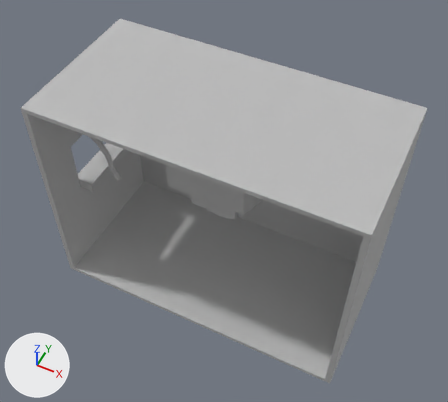
One commit to the OBJ model Duality/Assets/Resources/ritual_chamber/ritual_chamber.obj: the scene before it, then after it.
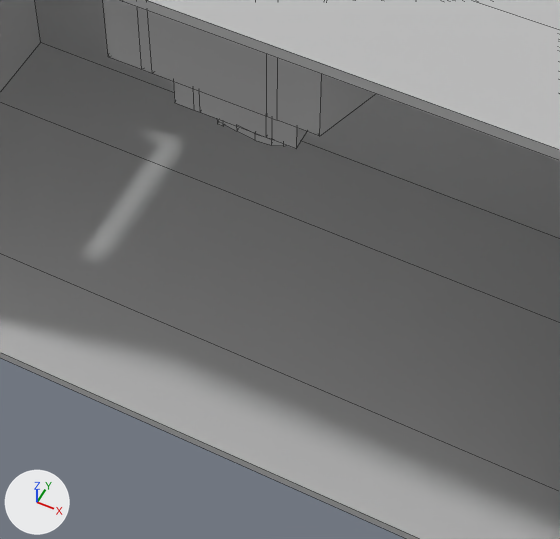
There are two pictures of each version: one whole from a 50 mm camera at (4.76, -7.51, 14.83) aimed at (0.01, 1.97, 2.97), one close up on the part from 29% to 74% of the width and 41% to 89% of the height. The axes (+X, +Y, +Z) are drawn at lower left. The lights are the same throughout. The close-ups show mesh edges as thin lines. Where no turn or scale is listed for an object, it has been applied to the vertices.

Before the edit, the objects in view are built like this:
```python
me_ritual_chamber = bpy.data.meshes.new('ritual_chamber')
me_ritual_chamber.from_pydata(...)  # 372 vertices, 386 faces; spans x -4.0..4.0, y 0.0..4.0, z 0.0..6.0
me_ritual_chamber.materials.append(mat_initialshadinggroup)  # grey #bcbcbc
ob_ritual_chamber = bpy.data.objects.new('ritual_chamber', me_ritual_chamber)
ob_ritual_chamber.location = (0.0, 0.0, 0.0)
```
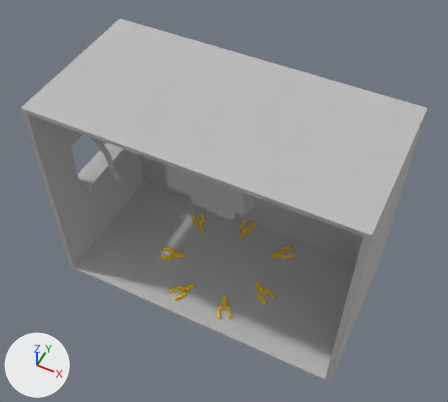
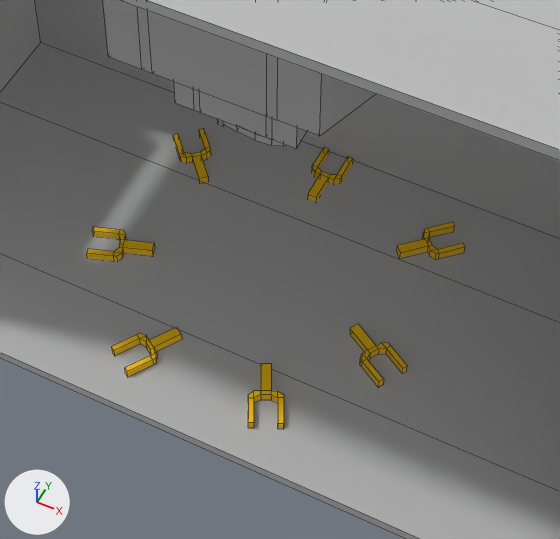
Boxes (x1, y1, x2, y2) around the edits, measured in the close-ups (560 x 539 px):
part 1 of me_ritual_chamber, added (yellow)
    after: (307, 147, 353, 202)
part 2 of me_ritual_chamber, added (yellow)
    after: (173, 129, 211, 183)
part 3 of me_ritual_chamber, added (yellow)
    after: (396, 222, 465, 259)
part 4 of me_ritual_chamber, added (yellow)
    after: (87, 227, 154, 261)
part 5 of me_ritual_chamber, added (yellow)
    after: (350, 324, 407, 387)
part 6 of me_ritual_chamber, added (yellow)
    after: (111, 327, 182, 376)
part 7 of me_ritual_chamber, added (yellow)
    after: (248, 364, 284, 428)

The edits, one by one:
Material 'lambert3SG' (mat_lambert3sg) is new.
Its base color is (0.5, 0.5, 0.5) (grey #bcbcbc).
Its roughness is 1.0.
Material 'lambert5SG' (mat_lambert5sg) is new.
Its base color is (1.0, 0.59, 0.0) (yellow #ffca00).
Its roughness is 1.0.
Material 'lambert4SG' (mat_lambert4sg) is new.
Its base color is (0.5, 0.5, 0.5) (grey #bcbcbc).
Its roughness is 1.0.
me_ritual_chamber is used by ob_ritual_chamber; location (0.0, 0.0, 0.0).
me_ritual_chamber had 372 vertices, 386 faces and spanned x -4.0..4.0, y 0.0..4.0, z 0.0..6.0.
me_ritual_chamber now has 624 vertices, 624 faces and spans x -4.0..4.0, y 0.0..4.0, z 0.0..6.0.
me_ritual_chamber part 1: a new loose piece of 36 vertices spanning x -0.19..0.16, y 3.15..3.82, z 0.09..0.19, in mat_lambert5sg (yellow #ffca00).
me_ritual_chamber part 2: a new loose piece of 36 vertices spanning x -1.75..-1.14, y 2.82..3.47, z 0.09..0.19, in mat_lambert5sg (yellow #ffca00).
me_ritual_chamber part 3: a new loose piece of 36 vertices spanning x 1.07..1.71, y 2.87..3.49, z 0.09..0.19, in mat_lambert5sg (yellow #ffca00).
me_ritual_chamber part 4: a new loose piece of 36 vertices spanning x -1.9..-1.19, y 1.4..1.83, z 0.09..0.19, in mat_lambert5sg (yellow #ffca00).
me_ritual_chamber part 5: a new loose piece of 36 vertices spanning x 1.07..1.76, y 1.33..1.86, z 0.09..0.2, in mat_lambert5sg (yellow #ffca00).
me_ritual_chamber part 6: a new loose piece of 36 vertices spanning x -0.97..-0.42, y 0.32..1.01, z 0.09..0.2, in mat_lambert5sg (yellow #ffca00).
me_ritual_chamber part 7: a new loose piece of 36 vertices spanning x 0.45..0.95, y 0.34..1.04, z 0.09..0.19, in mat_lambert5sg (yellow #ffca00).
me_ritual_chamber now uses material mat_lambert5sg (yellow #ffca00).
me_ritual_chamber now uses material mat_lambert4sg (grey #bcbcbc).
me_ritual_chamber now uses material mat_lambert3sg (grey #bcbcbc).
